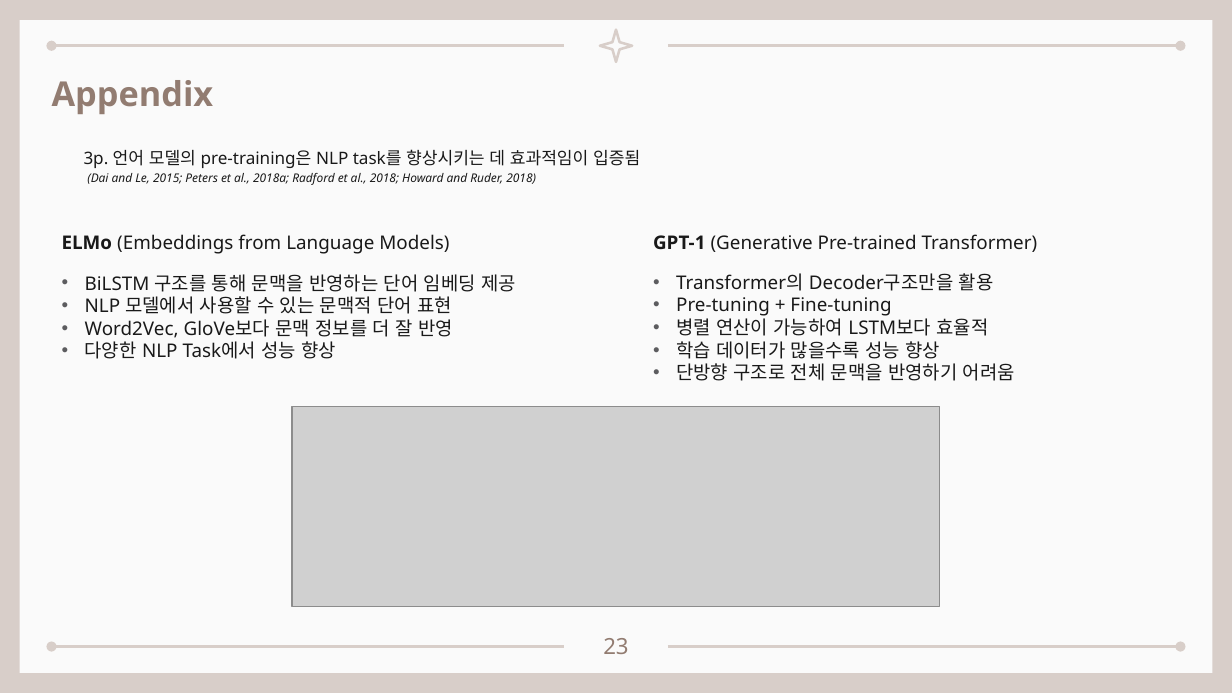
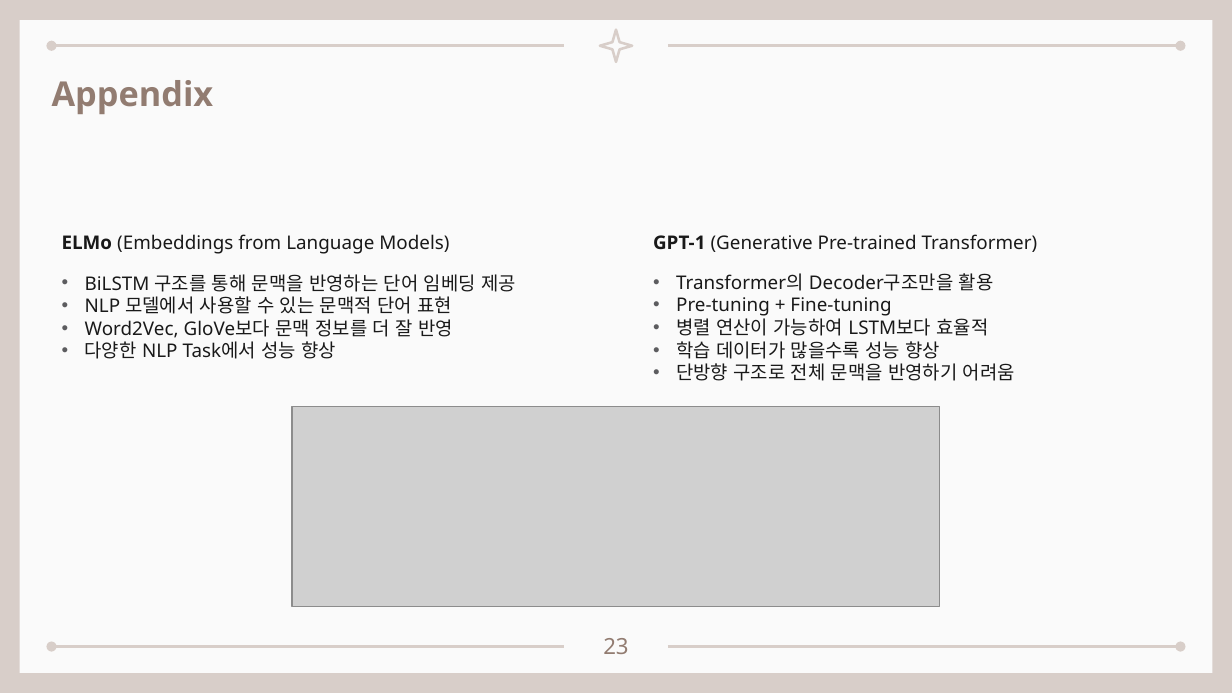
Before and after one commit to seungdeng/DELab, a slide deck: slide 23 of PPT/DSLab_이승건_BERT멘토링발표.pptx. Drawn at 1232x693 pixels with LibreOffice and Linux fonts; fonts in the diff are those of the drawing; grey boxes stand for pictures. Boxes give left, top, right and bottom in pixels: in the first picture for what was removed or moved away, otherwise in the second. Text is boxed around its words. In the diff, an @@ line names an element or a change of style, - is before the commit and + after.

```diff
--- a/PPT/DSLab_이승건_BERT멘토링발표.pptx
+++ b/PPT/DSLab_이승건_BERT멘토링발표.pptx
@@ text removed at (84,149,640,168) @@
-3p. 언어 모델의 pre-training은 NLP task를 향상시키는 데 효과적임이 입증됨
@@ text removed at (87,173,536,185) @@
-(Dai and Le, 2015; Peters et al., 2018a; Radford et al., 2018; Howard and Ruder, 2018)
```
Also in this commit, not shown: 6 other slides changed, 1 other file.
